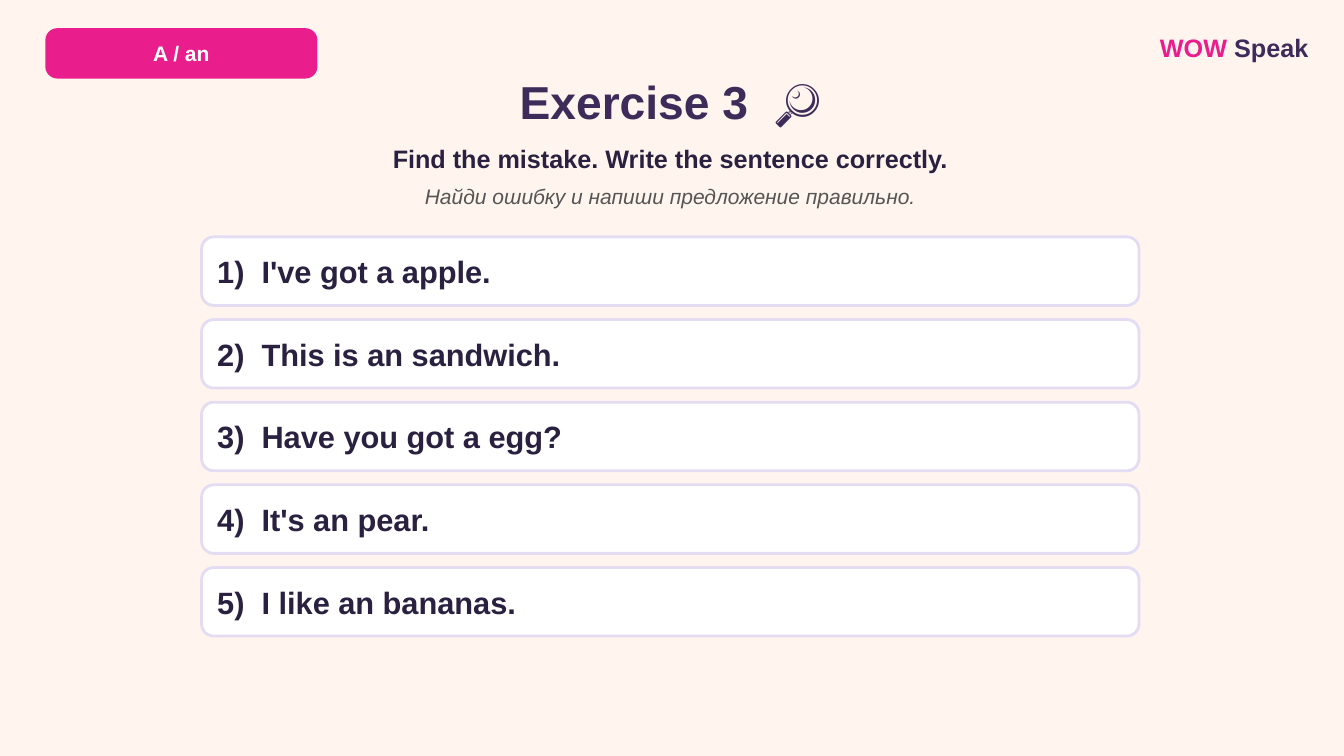
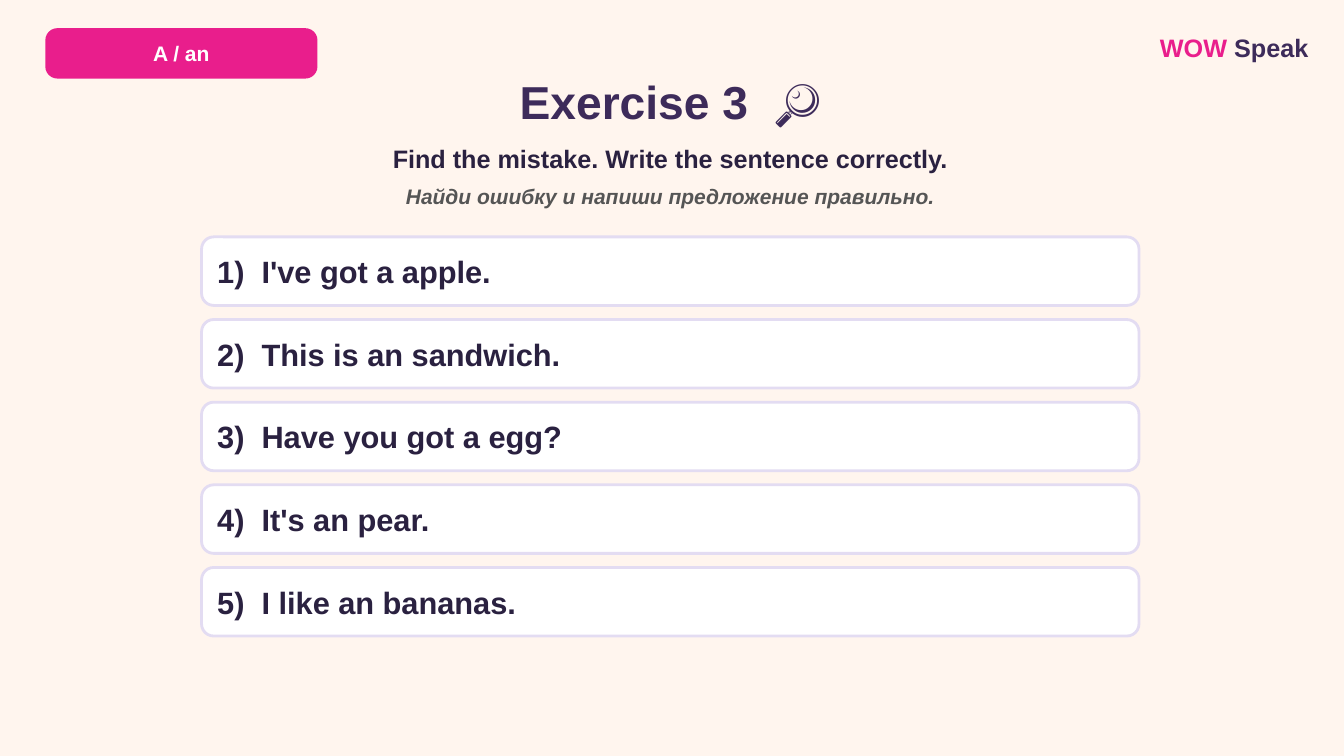
Before and after one commit to wowspeakschool-lang/classroom, a slide deck: slide 8 of vebinary/03.12_A-an/7-9/WOW_Speak_A_An_Food_7-9_SELFSTUDY.pptx. Drawn at 1344x756 pixels with LibreOffice and Linux fonts; fonts in the diff are those of the drawing. Boxes give left, top, right and bottom in pixels: in the first picture for what was removed or moved away, otherwise in the second. Text is boxed around its words. In the diff, an @@ line names an element or a change of style, - is before the commit and + after.

```diff
--- a/vebinary/03.12_A-an/7-9/WOW_Speak_A_An_Food_7-9_SELFSTUDY.pptx
+++ b/vebinary/03.12_A-an/7-9/WOW_Speak_A_An_Food_7-9_SELFSTUDY.pptx
@@ text "Найди ошибку и напиши предложение ..." at <box>406,188,935,209</box>: bold on @@
```
Also in this commit, not shown: 2 other slides changed, 6 other files.
